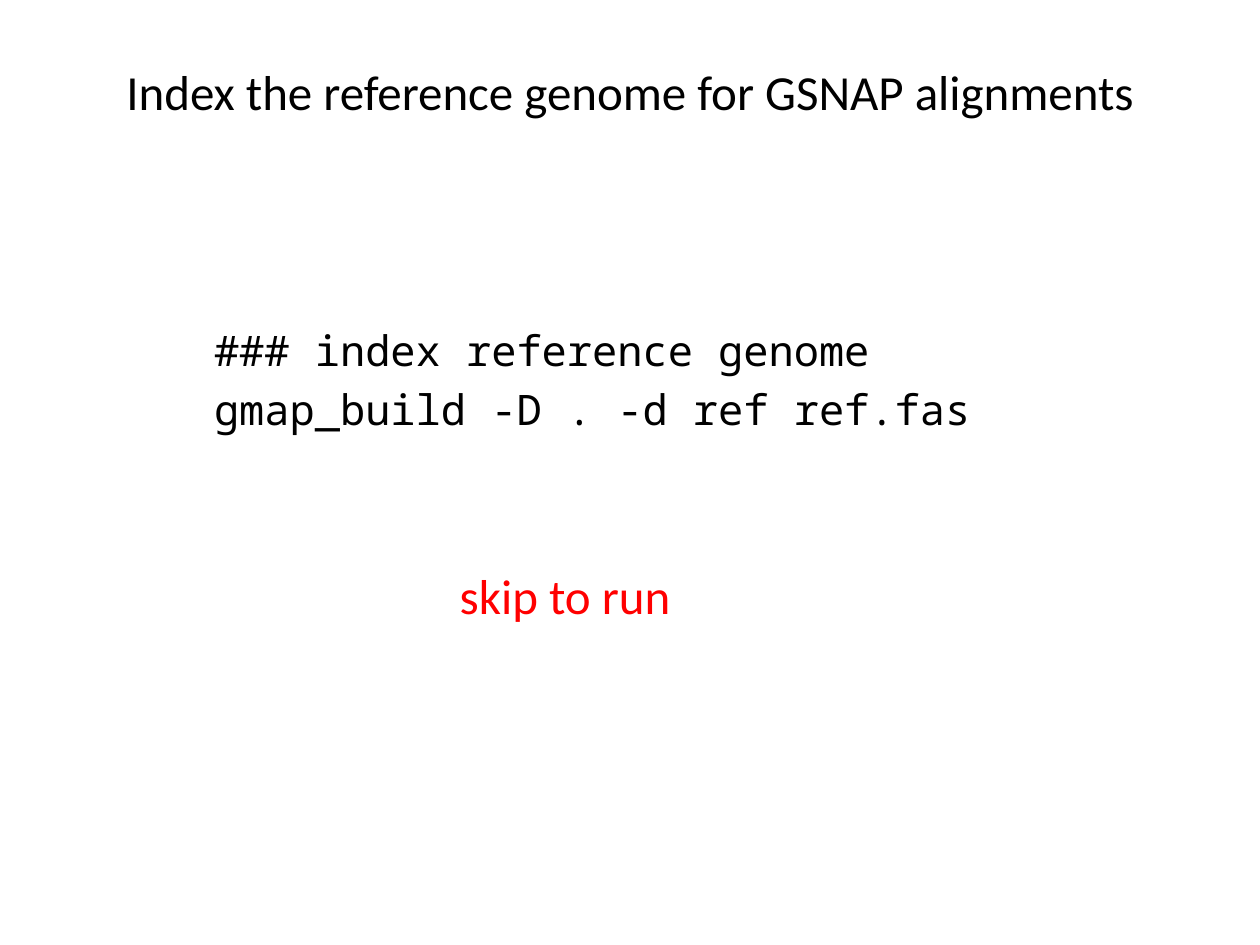
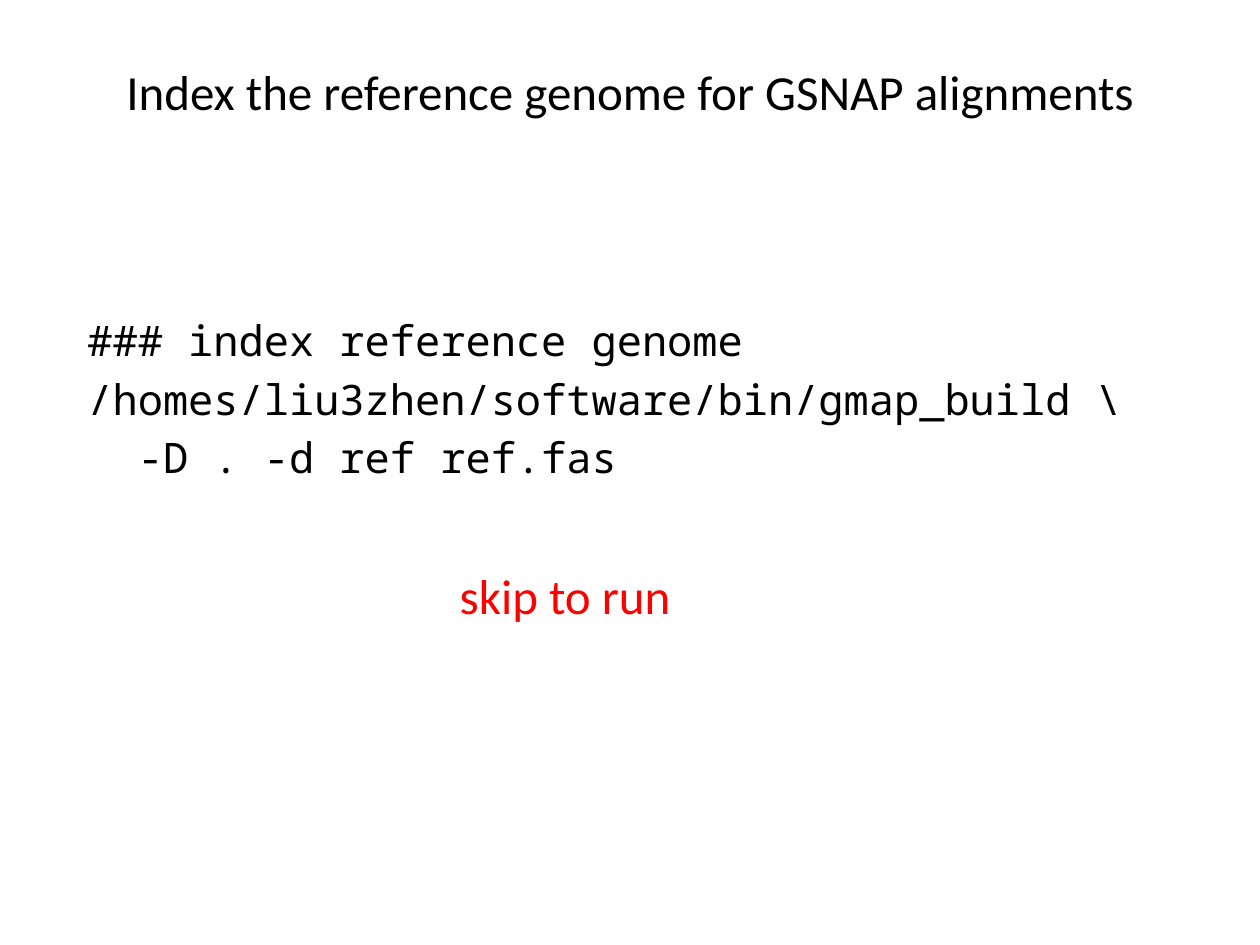
Before and after one commit to ravinpoudel/PLPTH813Bioinformatics, a slide deck: slide 4 of labs/lab12_DE.pptx. Drawn at 1260x945 pixels with LibreOffice and Linux fonts; fonts in the diff are those of the drawing. Boxes give left, top, right and bottom in pixels: in the first picture for what was removed or moved away, otherwise in the second. Text is boxed around its words. In the diff, an @@ line names an element or a change of style, - is before the commit and + after.

```diff
--- a/labs/lab12_DE.pptx
+++ b/labs/lab12_DE.pptx
@@ text "### index reference genome" moved from (x1=214, y1=334, x2=970, y2=436) to (x1=87, y1=324, x2=1070, y2=474) @@
@@ text at (x1=87, y1=383, x2=1070, y2=474): text changed @@
-gmap_build -D . -d ref ref.fas
+/homes/liu3zhen/software/bin/gmap_build \
+-D . -d ref ref.fas
```
Also in this commit, not shown: 1 other slide changed.
